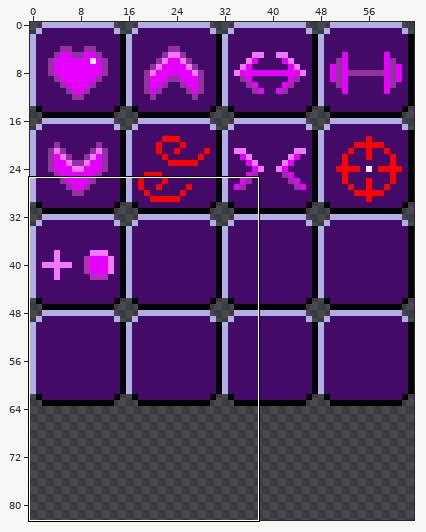
Sprite sheet -- assets/sprite_sheet.png. The picture above shows the old version from afar; the outline marks the close-up.
Close-up. The starting point:
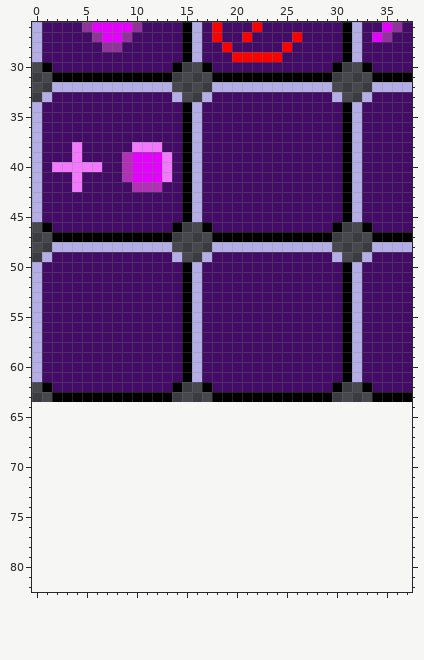
The file is 64x64 pixels. Shown: x 0..37, y 26..82. The old version is drawn lined up with the new one, on the new canvas. The wide view leaves out empty margins.
The result:
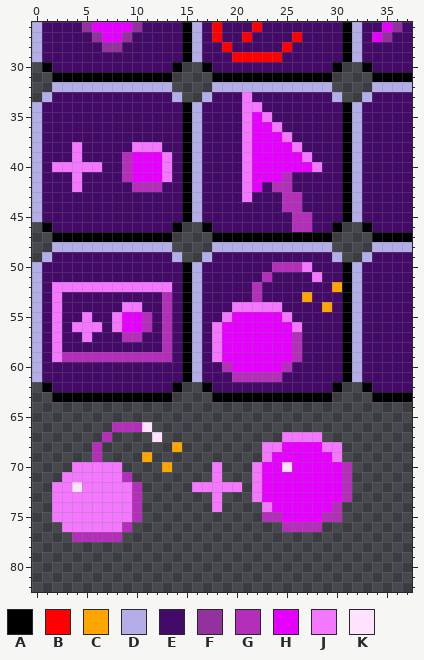
Palette (. is transparent): A #000000  B #ff0000  C #ffa500  D #b4aee8  E #440a67  F #93329e  G #b32fba  H #e500ff  J #f478ff  K #ffe3fe
Changes in this commit:
canvas 64x64 -> 64x128
y 33: x 21 E -> J
y 34: x 21..22 EE -> JJ
y 35: x 21..23 EEE -> JHJ
y 36: x 21..24 EEEE -> JHHJ
y 37: x 21..25 EEEEE -> JHHHJ
y 38: x 21..26 EEEEEE -> JHHHHJ
y 39: x 21..27 EEEEEEE -> JHHHHHJ
y 40: x 21..28 EEEEEEEE -> JHHHHHHJ
y 41: x 21..25 EEEEE -> JHHHG
y 42: x 21..22 EE -> JH; x 24..25 EE -> GG
y 43: x 21 E -> J; x 25..26 EE -> GG
y 44: x 25..26 EE -> GG
y 45..46: x 26..27 EE -> GG
y 50: x 24..27 EEEE -> GGGJ
y 51: x 23 E -> G; x 28 E -> J
y 52: x 2..13 EEEEEEEEEEEE -> JJJJJJJJJJJJ; x 22 E -> G; x 30 E -> C
y 53: x 2 E -> J; x 13 E -> G; x 22 E -> G; x 27 E -> C
y 54: x 2 E -> J; x 9..10 EE -> JJ; x 13 E -> G; x 20..24 EEEEE -> JJJJJ; x 29 E -> C
y 55: x 2 E -> J; x 5 E -> J; x 8..11 EEEE -> JHHG; x 13 E -> G; x 19..25 EEEEEEE -> JHHHHHJ
y 56: x 2 E -> J; x 4..6 EEE -> JJJ; x 8..11 EEEE -> JHHG; x 13 E -> G; x 18..26 EEEEEEEEE -> JHHHHHHHJ
y 57: x 2 E -> J; x 5 E -> J; x 9..10 EE -> GG; x 13 E -> G; x 18..26 EEEEEEEEE -> JHHHHHHHG
y 58: x 2 E -> J; x 13 E -> G; x 18..26 EEEEEEEEE -> JHHHHHHHG
y 59: x 2..13 EEEEEEEEEEEE -> JGGGGGGGGGGG; x 18..26 EEEEEEEEE -> JHHHHHHHG
y 60: x 19..25 EEEEEEE -> GHHHHHG
y 61: x 20..24 EEEEE -> GGGGG
y 66: x 8..11 .... -> GGGK
y 67: x 7 . -> G; x 12 . -> K; x 25..28 .... -> JJJJ
y 68: x 6 . -> G; x 14 . -> C; x 23..30 ........ -> JJHHHHJJ
y 69: x 6 . -> G; x 11 . -> C; x 23..30 ........ -> JHHHHHHJ
y 70: x 4..8 ..... -> JJJJJ; x 13 . -> C; x 18 . -> J; x 22..31 .......... -> JHHKHHHHHG
y 71: x 3..9 ....... -> JJJJJJG; x 18 . -> J; x 22..31 .......... -> JHHHHHHHHG
y 72: x 2..10 ......... -> JJKJJJJJG; x 16..20 ..... -> JJJJJ; x 22..31 .......... -> JHHHHHHHHG
y 73: x 2..10 ......... -> JJJJJJJJG; x 18 . -> J; x 22..31 .......... -> JHHHHHHHHG
y 74: x 2..10 ......... -> JJJJJJJJG; x 18 . -> J; x 23..30 ........ -> JHHHHHHG
y 75: x 2..10 ......... -> JJJJJJJJG; x 23..30 ........ -> GGHHHHGG
y 76: x 3..9 ....... -> JJJJJJG; x 25..28 .... -> GGGG
y 77: x 4..8 ..... -> GGGGG
Where, in picture pixels (left, top, right, bottom), the same in both close-ups:
changed: (242, 92, 322, 232)
changed: (212, 262, 342, 382)
changed: (52, 282, 172, 362)
added: (52, 422, 352, 542)
